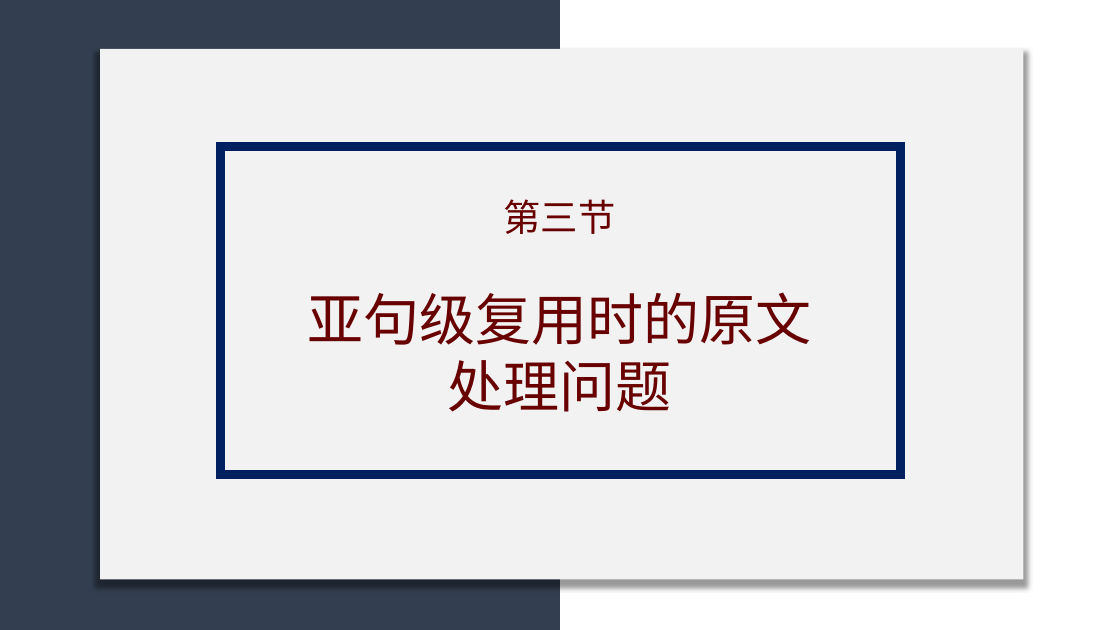
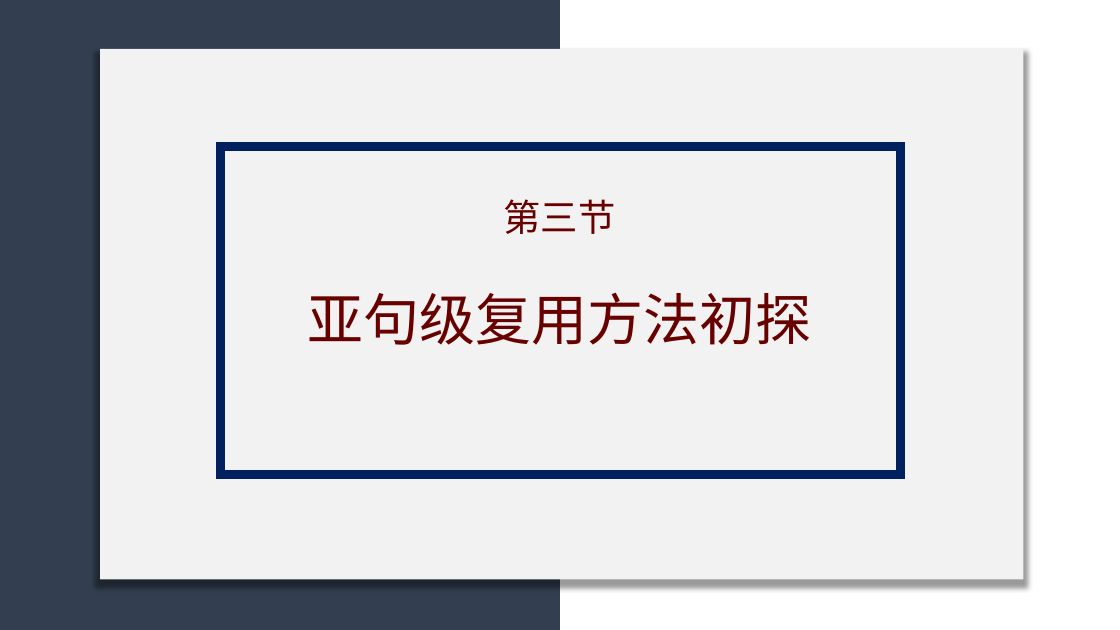
Before and after one commit to licheng0573/RosettaStone, a slide deck: slide 25 of 二组展示_10_24.pptx. Drawn at 1120x630 pixels with LibreOffice and Linux fonts; fonts in the diff are those of the drawing. Boxes give left, top, right and bottom in pixels: in the first picture for what was removed or moved away, otherwise in the second. Text is boxed around its words. In the diff, an @@ line names an element or a change of style, - is before the commit and + after.

```diff
--- a/二组展示_10_24.pptx
+++ b/二组展示_10_24.pptx
@@ text at [308,292,812,345]: text changed @@
-亚句级复用时的原文处理问题
+亚句级复用方法初探
```
Also in this commit, not shown: 1 other slide changed, 7 slides added.
